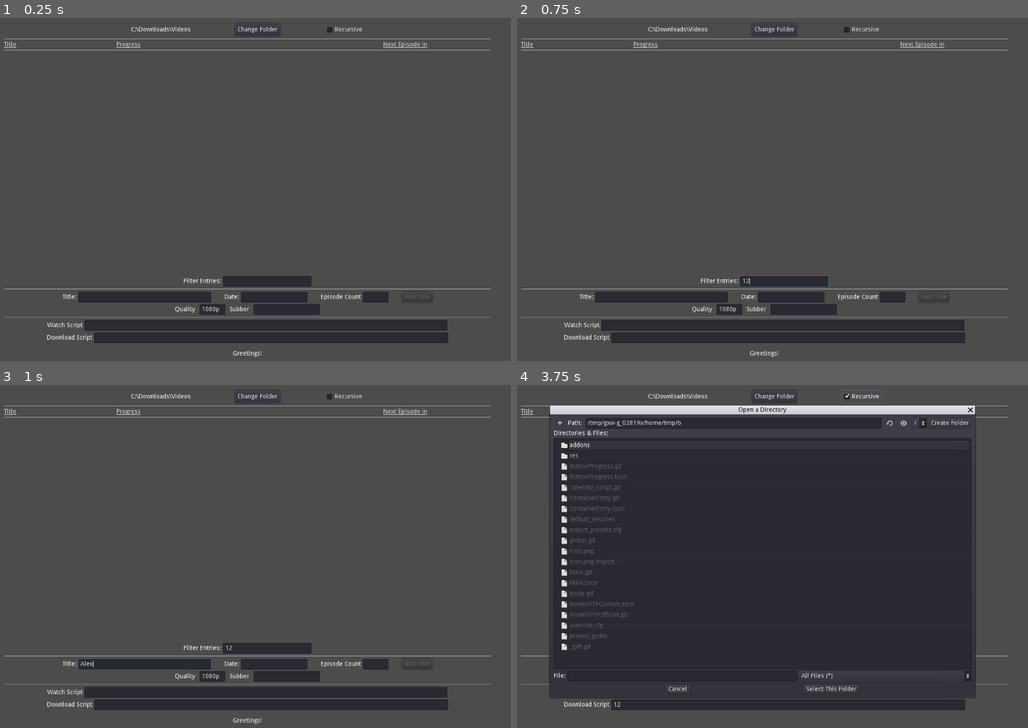
Above: before the commit, frames 1-4 (two rows, left to right).
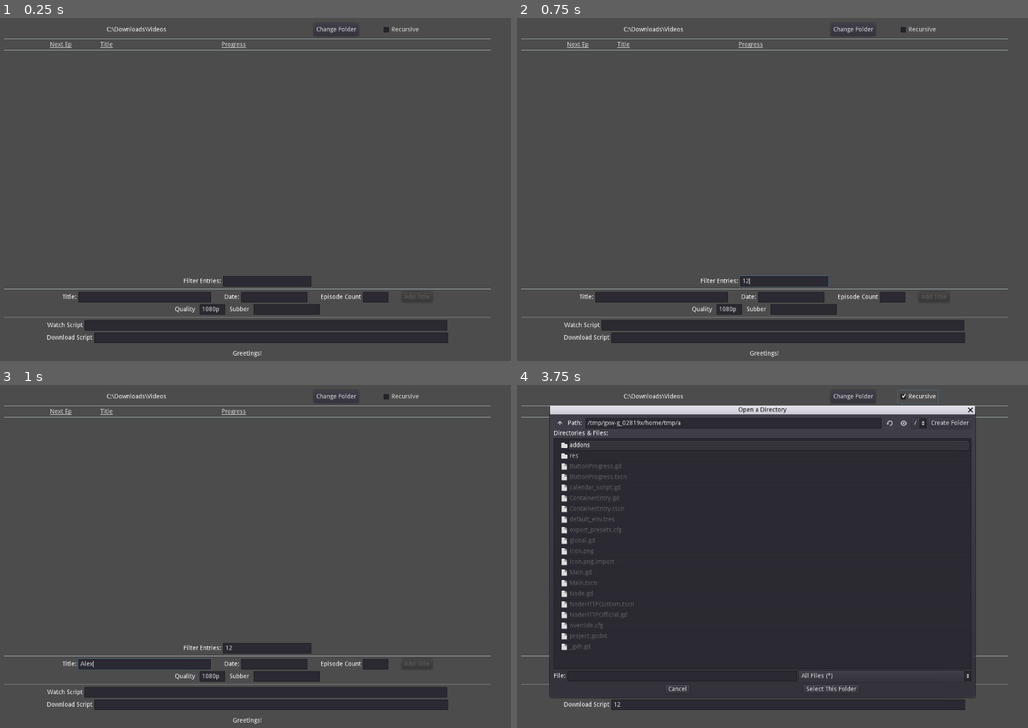
Above: after the commit, the same moments.

Repository: Defnothes/EpisodeTracker
Game: Godot game, scene res://Main.tscn
Same seed, same stepped clock (60 frames per second), same inputs: the game is played once before the commit and once after it.
Inputs (mouse positions are in pixels of both pictures, inside the frame that each line leads up to):
- Up to frame 1 (0.25 s): no input
- Up to frame 2 (0.75 s): click (782, 282) at 0.52 s; type "12" at 0.6 s
- Up to frame 3 (1 s): click (143, 662) at 0.75 s; type "Alex" at 0.83 s; click (275, 662) at 0.98 s
- Up to frame 4 (3.75 s): type "Alex" at 1.07 s; click (895, 662) at 1.27 s; type "Alex" at 1.35 s; click (803, 676) at 1.5 s; type "12" at 1.58 s; click (782, 693) at 1.73 s; type "12" at 1.82 s; click (787, 703) at 2.02 s; type "12" at 2.1 s; click "Change Folder" at 2.75 s; click "Recursive" at 3.5 s

The runs differ from the first frame. In frame 1, 0.6% of the frame differs, in the area x 0-84%, y 2-9%; in frame 2, 0.6%; in frame 3, 0.6%; in frame 4, 0.4%.

Commit message:
Updated UI, Added half-watched episode, MAL link

Diff:
--- a/ButtonProgress.gd
+++ b/ButtonProgress.gd
@@ -55,21 +55,30 @@
 	match current_status:
 		Global.status.DOWNLOADED:
 			set_status(Global.status.WATCHED, index)
-			watched_parent.call(watched_callback, index, true)
+			watched_parent.call(watched_callback, index, Global.status.WATCHED)
 			if not Input.is_key_pressed(KEY_CONTROL):
 				parent.print_info('Opening File: ' + str(watch_params))
 				OS.execute(watch_script, watch_params, false)
 		Global.status.WATCHED:
 			if Input.is_key_pressed(KEY_CONTROL):
+				set_status(Global.status.WATCHING,index)
+				watched_parent.call(watched_callback, index, Global.status.WATCHING)
+			else:
+				parent.print_info('Opening File: ' + str(watch_params))
+				OS.execute(watch_script, watch_params, false)
+		Global.status.WATCHING:
+			if Input.is_key_pressed(KEY_CONTROL):
 				set_status(Global.status.DOWNLOADED,index)
-				watched_parent.call(watched_callback, index, false)
+				watched_parent.call(watched_callback, index, Global.status.DOWNLOADED)
 			else:
+				set_status(Global.status.WATCHED,index)
+				watched_parent.call(watched_callback, index, Global.status.WATCHED)
 				parent.print_info('Opening File: ' + str(watch_params))
 				OS.execute(watch_script, watch_params, false)
 		Global.status.RELEASED:
 			if Input.is_key_pressed(KEY_CONTROL):
 				set_status(Global.status.DELETED, index)
-				watched_parent.call(watched_callback, index, true)
+				watched_parent.call(watched_callback, index, Global.status.WATCHED)
 			elif dl_script!=null:
 				parent.print_info('Submitting API Req: ' + str(dl_params))
 				$HTTPRequest.request(dl_params)
@@ -77,7 +86,7 @@
 		Global.status.DELETED:
 			if Input.is_key_pressed(KEY_CONTROL):
 				set_status(Global.status.RELEASED,index)
-				watched_parent.call(watched_callback, index, false)
+				watched_parent.call(watched_callback, index, Global.status.DOWNLOADED)
 
 
 func call_magnet(result, response_code, headers, body):
--- a/ContainerEntry.gd
+++ b/ContainerEntry.gd
@@ -6,7 +6,7 @@
 # var b = "text"
 
 var episodes = []
-var watched = []
+var watched = {}
 var date
 var quality
 var subber
@@ -28,7 +28,7 @@
 					download_script,
 					callback_object):
 	parent = callback_object
-	$LabelTitle.text = title
+	$LabelContainer/LabelTitle.text = title
 	self.date = date
 	self.watched = watched
 	self.quality = quality
@@ -36,8 +36,8 @@
 	self.last_watched = last_watched
 	dl_script = download_script
 	_set_epcount(epcount)
-	var _err = $LabelTitle.connect("pressed", callback_object, 'fill_details',
-						[$LabelTitle.text, date, len(episodes)])
+	var _err = $LabelContainer/LabelTitle.connect("pressed", callback_object, 'fill_details',
+						[$LabelContainer/LabelTitle.text, date, len(episodes)])
 	set_time_remaining()
 
 func _set_epcount(new_epcount):
@@ -78,7 +78,7 @@
 		if ep.current_status == Global.status.UNRELEASED and \
 				Global.is_available_by_time(date, ep.index):
 			ep.set_status(Global.status.RELEASED, ep.index)
-			ep.set_download_callback(dl_script, $LabelTitle.text, quality, subber)
+			ep.set_download_callback(dl_script, $LabelContainer/LabelTitle.text, quality, subber)
 
 func set_episode(ep, stat, watch_action):
 	ep = ep-1
@@ -90,20 +90,34 @@
 		#episodes[ep].set_download_callback(dl_action)
 
 
-func set_watched_episode(episode, already_watched):
-	if not already_watched:
-		watched.erase(episode)
-	else:
-		watched.append(episode)
-		last_watched = Global.string_from_date_time(OS.get_datetime())
-	parent.update_watched($LabelTitle.text, watched, last_watched)
+func set_watched_episode(episode, watch_progress):
+	match watch_progress:
+		Global.status.DOWNLOADED:
+			watched.erase(episode)
+		Global.status.WATCHING:
+			watched[episode] = 0.5
+		Global.status.WATCHED:
+			watched[episode] = 1
+			last_watched = Global.string_from_date_time(OS.get_datetime())
+		_:
+			parent.print_error('Unexpected progress status: ' + str(watch_progress))
+	parent.update_watched($LabelContainer/LabelTitle.text, watched, last_watched)
 
 func update_watched_list(watched_eps, found_eps):
+	if typeof(watched_eps) == TYPE_ARRAY:
+		var watched_eps_t = {}
+		for we in watched_eps:
+			watched_eps_t[we] = 1
+		watched_eps = watched_eps_t
+
 	self.watched = watched_eps
-	for ep in watched_eps:
+	for ep in watched_eps.keys():
 		if ep<len(episodes):
 			if ep+1 in found_eps:
-				episodes[ep].set_status(Global.status.WATCHED,ep)
+				if watched_eps[ep] >=0.9:
+					episodes[ep].set_status(Global.status.WATCHED,ep)
+				else:
+					episodes[ep].set_status(Global.status.WATCHING,ep)
 			else:
 				episodes[ep].set_status(Global.status.DELETED,ep)
 
--- a/ContainerEntry.tscn
+++ b/ContainerEntry.tscn
@@ -11,15 +11,35 @@
 "_edit_use_anchors_": false
 }
 
-[node name="LabelTitle" type="LinkButton" parent="."]
-margin_right = 250.0
+[node name="Spacer" type="Label" parent="."]
+margin_top = 3.0
+margin_right = 100.0
+margin_bottom = 17.0
+rect_min_size = Vector2( 100, 0 )
+
+[node name="LabelTimeRemaining" type="Label" parent="."]
+margin_left = 104.0
+margin_top = 3.0
+margin_right = 214.0
+margin_bottom = 17.0
+rect_min_size = Vector2( 110, 0 )
+
+[node name="LabelContainer" type="CenterContainer" parent="."]
+margin_left = 218.0
+margin_right = 488.0
 margin_bottom = 20.0
-rect_min_size = Vector2( 250, 0 )
+
+[node name="LabelTitle" type="LinkButton" parent="LabelContainer"]
+margin_top = 3.0
+margin_right = 270.0
+margin_bottom = 17.0
+rect_min_size = Vector2( 270, 8 )
+rect_clip_content = true
 text = "asd"
 
 [node name="ContainerSeasons" type="VBoxContainer" parent="."]
-margin_left = 254.0
-margin_right = 854.0
+margin_left = 492.0
+margin_right = 1092.0
 margin_bottom = 20.0
 rect_min_size = Vector2( 600, 0 )
 
@@ -29,12 +49,6 @@
 
 [node name="Button" parent="ContainerSeasons/ContainerProgress" instance=ExtResource( 2 )]
 visible = false
-
-[node name="LabelTimeRemaining" type="Label" parent="."]
-margin_left = 858.0
-margin_top = 3.0
-margin_right = 858.0
-margin_bottom = 17.0
 
 [node name="ButtonRunScript" type="Button" parent="."]
 visible = false
--- a/Main.gd
+++ b/Main.gd
@@ -20,11 +20,12 @@
 	config = ConfigFile.new()
 	var err = config.load("user://settings.cfg")
 	if err == OK: # if not, something went wrong with the file loading
-
-
 		folder_path = config.get_value("general","folder_path","")
 		$VBoxContainer/PathContainer/Path.text = folder_path
-
+		Global.download_URI = config.get_value('general', 'download_URI',
+								"https://nyaa.net/api/search?q=%s%s+%02d%s")
+		Global.DB_URI = config.get_value('general', 'DB_URI',
+								"https://myanimelist.net/anime.php?q=%s&cat=anime")
 		entry_list = config.get_value("entries","list",[])
 
 		#DEBUG = config.get_value("debug","debug_enabled",false)
@@ -47,7 +48,7 @@
 	sort_by = config.get_value('general', 'sort_by', sort_types.NONE)
 	sort_dir = config.get_value('general', 'sort_dir', true)
 	search_recursive = config.get_value('general', 'search_recursive', false)
-	$VBoxContainer/PathContainer/CheckBoxRecursive.set_pressed(search_recursive)
+	$VBoxContainer/PathContainer/ContainerPathInteract/CheckBoxRecursive.set_pressed(search_recursive)
 	#$VBoxContainer/EntriesHeader/LabelProgress.rect_min_size =\
 	#	cont_ent.get_child(1).rect_min_size
 	refresh()
@@ -105,14 +106,15 @@
 				var is_finished = Global.check_finished_filename(file[0])
 				match ep_nr:
 					-3:
-						print_error('The regex was not found ')
+						print_error('Ep nr was not found in ' + file[0])
 					-2:
 						print_error('The regex supplied should contain one () marker')
 					-1:
 						print_error('Something unexpected went wrong with the regex')
 					_:
 						var filepath  =  file[1]
-						filepath = filepath.replace('/','\\')
+						if OS.get_name() in ["Windows", "UWP", "Server"]:
+							filepath = filepath.replace('/','\\')
 						filepath = PoolStringArray([filepath])
 						entry_line.set_episode(
 							ep_nr,
@@ -169,10 +171,30 @@
 
 #%% Utils
 func fill_details(title, date, epcount):
-	$VBoxContainer/ContainerActionButtons/ContainerTitleEdit/TextEditTitle.set_text(title)
-	$VBoxContainer/ContainerActionButtons/ContainerDateEdit/TextEditDate.set_text(date)
-	$VBoxContainer/ContainerActionButtons/ContainerEpcount/TextEditEpcount.set_text(str(epcount))
-	_on_TextEditTitle_text_changed(title)
+	if Input.is_key_pressed(KEY_CONTROL):
+		var link = Global.DB_URI % [title]
+		link = link.replace(' ', '+')
+		print_info("Opening Page: " + link)
+		#OS.execute("C:/Program Files/Vivaldi/Application/vivaldi.exe", [link], true)
+
+		var os_name = OS.get_name()
+		if os_name in ["Windows", "UWP", "Server"]:
+			OS.execute("start", ['""', link], true)
+		elif os_name == "X11":
+			OS.execute("open", [link], true)
+		elif os_name == "Android":
+			print_error('Android not supported')
+		elif os_name in ["iOS", "OSX"]:
+			OS.execute("curl", [link], true)
+		elif os_name in "HTML5":
+			print_error('Webredirect not supported in browser')
+		else:
+			print_error('Unkown OS detected')
+	else:
+		$VBoxContainer/ContainerActionButtons/ContainerTitleEdit/TextEditTitle.set_text(title)
+		$VBoxContainer/ContainerActionButtons/ContainerDateEdit/TextEditDate.set_text(date)
+		$VBoxContainer/ContainerActionButtons/ContainerEpcount/TextEditEpcount.set_text(str(epcount))
+		_on_TextEditTitle_text_changed(title)
 
 
 func create_file_dialog(viewport_rect : Rect2, parent: Node,
@@ -231,6 +253,9 @@
 	config.set_value("download", 'subber', $VBoxContainer/ContainerRSS/LineEditSubber.text)
 
 	config.set_value("entries", "list", entry_list)
+
+	config.set_value('general', 'download_URI', Global.download_URI)
+	config.set_value('general', 'DB_URI', Global.DB_URI)
 	config.set_value('general', 'sort_by', sort_by)
 	config.set_value('general', 'sort_dir', sort_dir)
 	config.set_value('general', 'search_recursive', search_recursive)
--- a/Main.tscn
+++ b/Main.tscn
@@ -33,24 +33,29 @@
 margin_bottom = 30.0
 rect_min_size = Vector2( 0, 30 )
 custom_constants/separation = 100
-alignment = 1
 __meta__ = {
 "_edit_use_anchors_": false
 }
 
 [node name="Path" type="Label" parent="VBoxContainer/PathContainer"]
-margin_left = 287.0
 margin_top = 8.0
-margin_right = 422.0
+margin_right = 600.0
 margin_bottom = 22.0
+rect_min_size = Vector2( 600, 0 )
 text = "C:\\Downloads\\Videos"
-__meta__ = {
-"_edit_use_anchors_": false
-}
-
-[node name="ChangePath" type="Button" parent="VBoxContainer/PathContainer"]
-margin_left = 522.0
-margin_right = 624.0
+align = 1
+__meta__ = {
+"_edit_use_anchors_": false
+}
+
+[node name="ContainerPathInteract" type="HBoxContainer" parent="VBoxContainer/PathContainer"]
+margin_left = 700.0
+margin_right = 942.0
+margin_bottom = 30.0
+custom_constants/separation = 50
+
+[node name="ChangePath" type="Button" parent="VBoxContainer/PathContainer/ContainerPathInteract"]
+margin_right = 102.0
 margin_bottom = 30.0
 text = "Change Folder"
 align = 2
@@ -58,9 +63,9 @@
 "_edit_use_anchors_": false
 }
 
-[node name="CheckBoxRecursive" type="CheckBox" parent="VBoxContainer/PathContainer"]
-margin_left = 724.0
-margin_right = 814.0
+[node name="CheckBoxRecursive" type="CheckBox" parent="VBoxContainer/PathContainer/ContainerPathInteract"]
+margin_left = 152.0
+margin_right = 242.0
 margin_bottom = 30.0
 text = "Recursive"
 
@@ -74,30 +79,37 @@
 margin_right = 1101.0
 margin_bottom = 56.0
 
+[node name="Spacer" type="Label" parent="VBoxContainer/EntriesHeader"]
+margin_right = 100.0
+margin_bottom = 14.0
+rect_min_size = Vector2( 100, 0 )
+
+[node name="LabelTimeRemaining" type="LinkButton" parent="VBoxContainer/EntriesHeader"]
+margin_left = 104.0
+margin_right = 214.0
+margin_bottom = 14.0
+rect_min_size = Vector2( 110, 0 )
+text = "Next Ep"
+
 [node name="LabelTitle" type="LinkButton" parent="VBoxContainer/EntriesHeader"]
-margin_right = 250.0
-margin_bottom = 14.0
-rect_min_size = Vector2( 250, 0 )
+margin_left = 218.0
+margin_right = 488.0
+margin_bottom = 14.0
+rect_min_size = Vector2( 270, 0 )
 text = "Title"
 
 [node name="LabelProgress" type="LinkButton" parent="VBoxContainer/EntriesHeader"]
-margin_left = 254.0
-margin_right = 654.0
+margin_left = 492.0
+margin_right = 892.0
 margin_bottom = 14.0
 rect_min_size = Vector2( 400, 0 )
 text = "Progress"
 
 [node name="Label" type="Label" parent="VBoxContainer/EntriesHeader"]
-margin_left = 658.0
-margin_right = 853.0
+margin_left = 896.0
+margin_right = 1091.0
 margin_bottom = 14.0
 rect_min_size = Vector2( 195, 0 )
-
-[node name="LabelTimeRemaining" type="LinkButton" parent="VBoxContainer/EntriesHeader"]
-margin_left = 857.0
-margin_right = 957.0
-margin_bottom = 14.0
-text = "Next Episode in"
 
 [node name="HSeparator4" type="HSeparator" parent="VBoxContainer"]
 margin_top = 60.0
@@ -325,11 +337,11 @@
 script = ExtResource( 3 )
 
 [node name="HTTPRequest" type="HTTPRequest" parent="."]
-[connection signal="pressed" from="VBoxContainer/PathContainer/ChangePath" to="." method="_on_ChangePath_pressed"]
-[connection signal="toggled" from="VBoxContainer/PathContainer/CheckBoxRecursive" to="." method="_on_CheckBox_toggled"]
+[connection signal="pressed" from="VBoxContainer/PathContainer/ContainerPathInteract/ChangePath" to="." method="_on_ChangePath_pressed"]
+[connection signal="toggled" from="VBoxContainer/PathContainer/ContainerPathInteract/CheckBoxRecursive" to="." method="_on_CheckBox_toggled"]
+[connection signal="pressed" from="VBoxContainer/EntriesHeader/LabelTimeRemaining" to="." method="_on_LabelTimeRemaining_pressed"]
 [connection signal="pressed" from="VBoxContainer/EntriesHeader/LabelTitle" to="." method="_on_LabelTitle_pressed"]
 [connection signal="pressed" from="VBoxContainer/EntriesHeader/LabelProgress" to="." method="_on_LabelProgress_pressed"]
-[connection signal="pressed" from="VBoxContainer/EntriesHeader/LabelTimeRemaining" to="." method="_on_LabelTimeRemaining_pressed"]
 [connection signal="text_changed" from="VBoxContainer/HBoxContainerFilter/LineEditFilter" to="." method="_on_LineEdit_text_changed"]
 [connection signal="text_changed" from="VBoxContainer/ContainerActionButtons/ContainerTitleEdit/TextEditTitle" to="." method="_on_TextEditTitle_text_changed"]
 [connection signal="text_changed" from="VBoxContainer/ContainerActionButtons/ContainerDateEdit/TextEditDate" to="." method="_on_TextEditDate_text_changed"]
--- a/global.gd
+++ b/global.gd
@@ -9,6 +9,7 @@
 	RELEASED,
 	DOWNLOADING,
 	DOWNLOADED,
+	WATCHING,
 	WATCHED,
 	DELETED
 }
@@ -18,6 +19,7 @@
 	status.RELEASED:preload("res://res/download_2.png"),
 	status.DOWNLOADED:preload("res://res/View.png"),
 	status.DOWNLOADING:preload("res://res/download_in_progress.png"),
+	status.WATCHING:preload("res://res/Viewed_partial.png"),
 	status.WATCHED:preload("res://res/Viewed.png"),
 	status.DELETED:preload("res://res/Viewed_deleted.png")
 }
@@ -26,6 +28,9 @@
 						'webm', '.vob', '.ogv', '.ogg', '.mov', '.amv', '.m4p',
 						'.m4v', 'mpeg', '.m2v', '.svi', '.3gp', '.3g2', '.f4v',
 						'.f4p', '.f4p', '.f4b', '.f4a', '.f4v']
+
+var download_URI : String
+var DB_URI : String
 
 var regex_epnr : RegEx
 var regex_time : RegEx
@@ -96,7 +101,7 @@
 
 func generate_api_request_URI(title:String, episode:int, quality:String = '', subber:String = ''):
 	title = title.replace(' ','+')
-	return "https://nyaa.net/api/search?q=%s%s+%02d%s" % \
+	return download_URI % \
 			['[%s]+' % subber if subber != '' else '',
 			title,
 			episode,
Binary file added: res/Viewed_partial.png
Not shown, added: res/Viewed_partial.png.import
